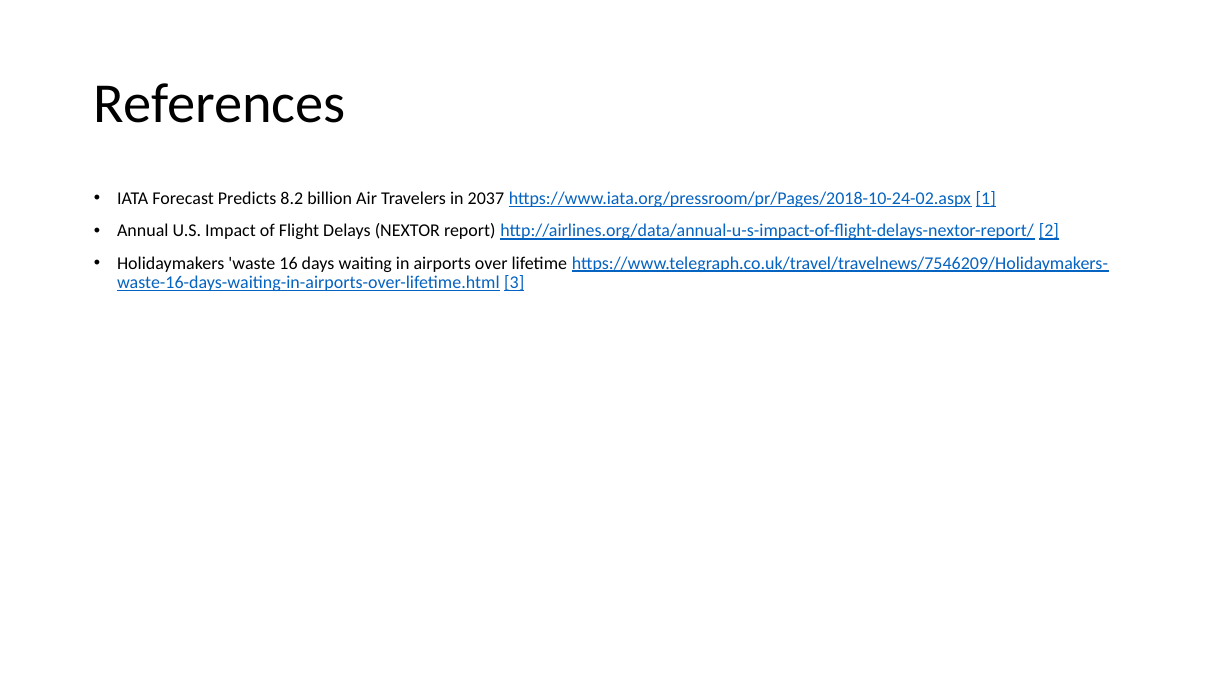
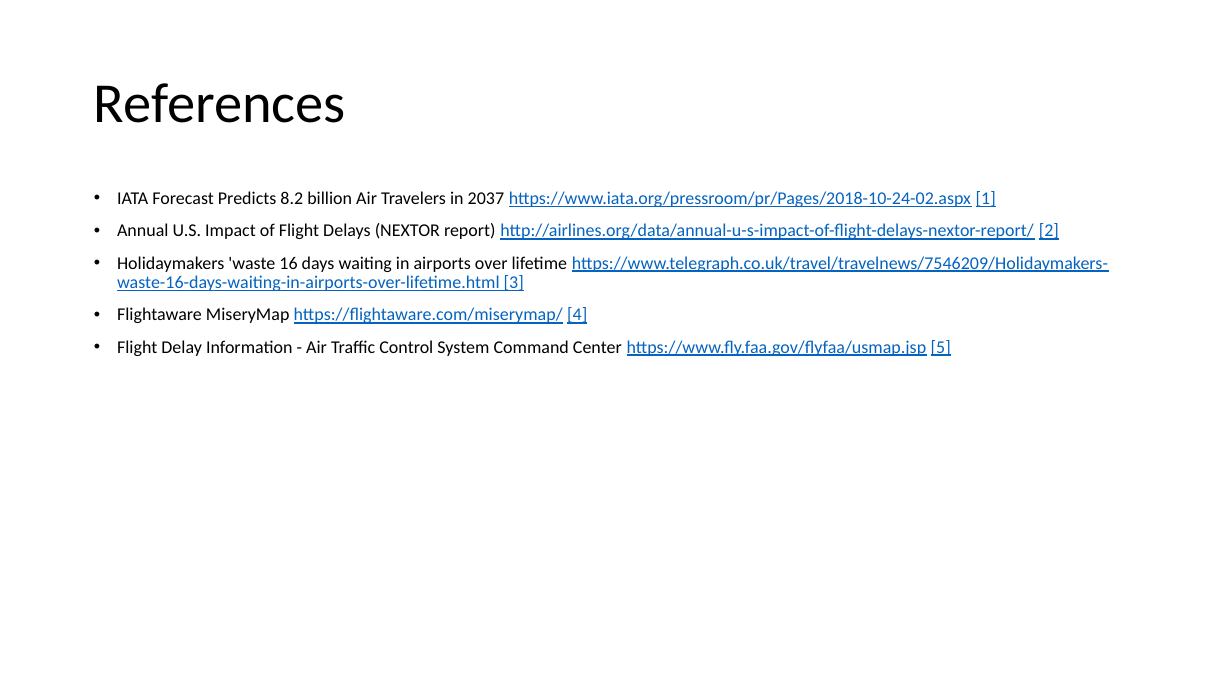
Before and after one commit to psiddam/awsSummer19Project, a slide deck: slide 10 of branch1/ProjectPresentation.pptx (slide 8 before the commit). Drawn at 1232x693 pixels with LibreOffice and Linux fonts; fonts in the diff are those of the drawing. Boxes give left, top, right and bottom in pixels: in the first picture for what was removed or moved away, otherwise in the second. Text is boxed around its words. In the diff, an @@ line names an element or a change of style, - is before the commit and + after.

```diff
--- a/branch1/ProjectPresentation.pptx
+++ b/branch1/ProjectPresentation.pptx
@@ text at [117, 307, 951, 356]: paragraphs added @@
+• Flightaware MiseryMap https://flightaware.com/miserymap/ [4]
+• Flight Delay Information - Air Traffic Control System Command Center https://www.fly.faa.gov/flyfaa/usmap.jsp [5]
```
Also in this commit, not shown: 3 other slides changed, 2 slides added, 1 other file.
